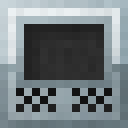
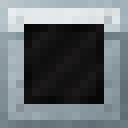
The second 128px x 128px image is a revision of the first. Changes to its layers:
hid group "Machine Details" (128 layers) over left=8, top=8, right=120, bottom=88
hid group "Lamps" (16 layers) over left=8, top=16, right=120, bottom=112
added layer "Screen" in group "Details" over left=24, top=24, right=104, bottom=104
showed "Generator Side" over left=0, top=0, right=128, bottom=112
hid "Side" over left=0, top=0, right=128, bottom=112
